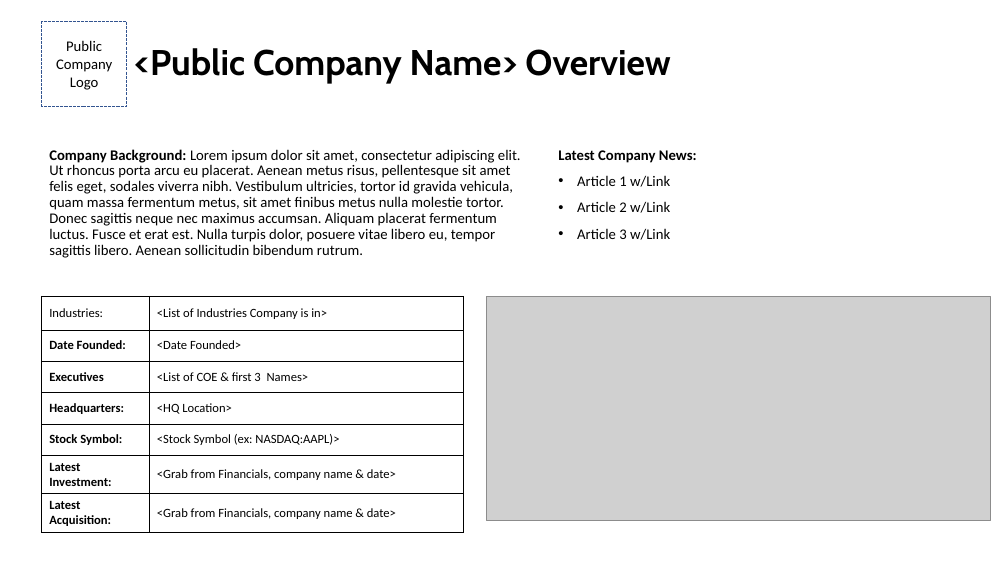
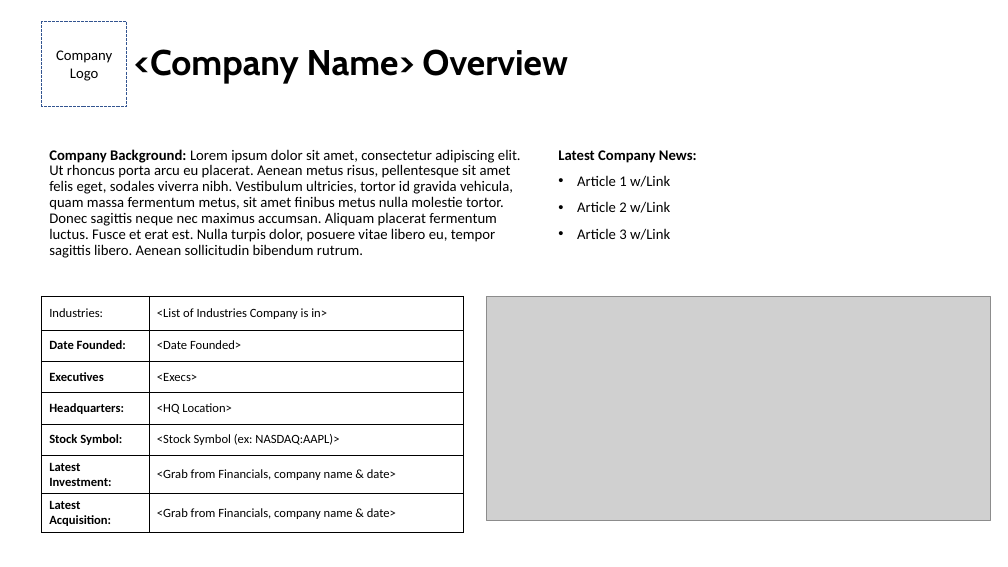
Before and after one commit to LewBot/PresalesTraining21, a slide deck: slide 1 of templates/Crunchbase_PublicCompanyOverview_Template.pptx. Drawn at 1008x567 pixels with LibreOffice and Linux fonts; fonts in the diff are those of the drawing; grey boxes stand for pictures. Boxes give left, top, right and bottom in pixels: in the first picture for what was removed or moved away, otherwise in the second. Text is boxed around its words. In the diff, an @@ line names an element or a change of style, - is before the commit and + after.

```diff
--- a/templates/Crunchbase_PublicCompanyOverview_Template.pptx
+++ b/templates/Crunchbase_PublicCompanyOverview_Template.pptx
@@ text in rectangle at [66, 40, 102, 51]: paragraph removed @@
-Public
@@ title at [134, 49, 567, 83]: text changed @@
-<Public Company Name> Overview
+<Company Name> Overview
@@ table at [42, 296, 464, 532] @@
-row 3, column 2: <List of COE & first 3 Names>
+row 3, column 2: <Execs>
```
Also in this commit, not shown: 8 other files.
